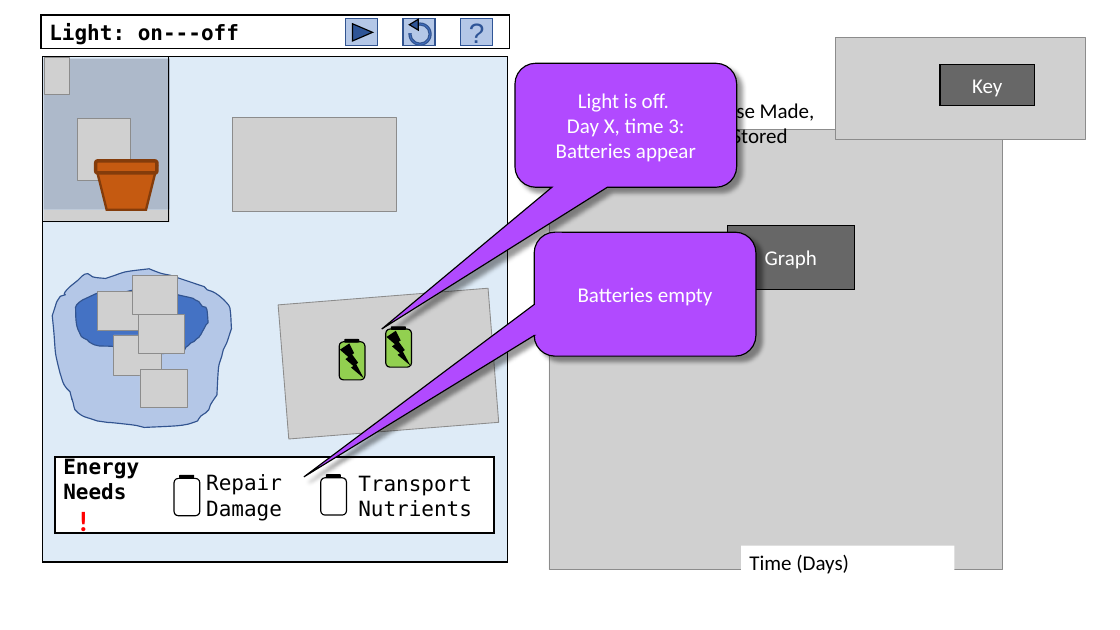
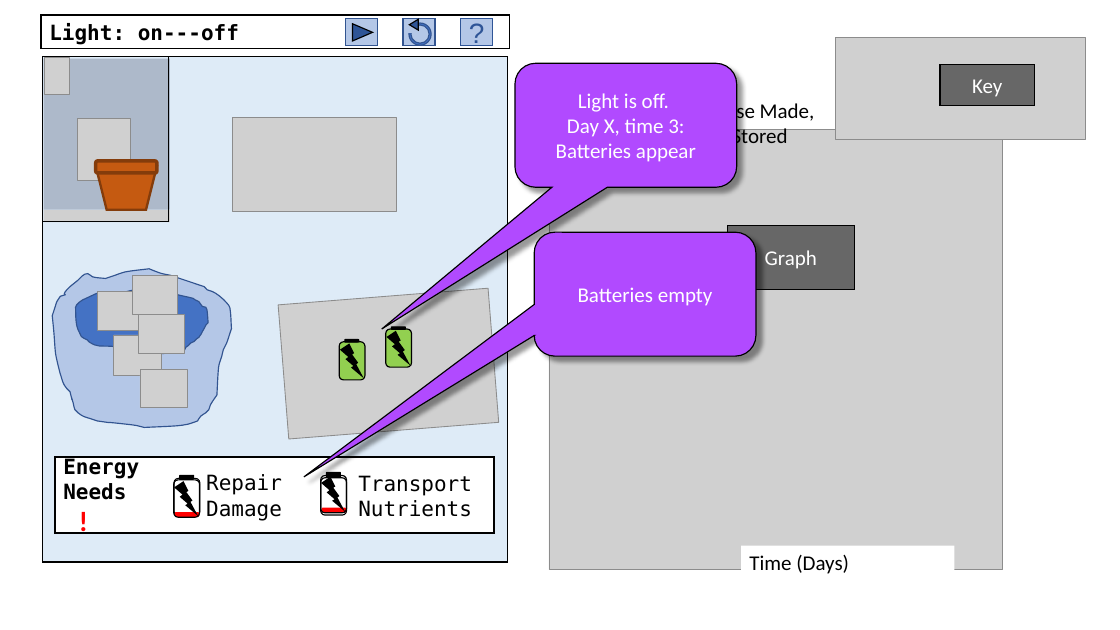
Before and after one commit to WISE-Community/WISE-Models, a slide deck: slide 14 of LeafGlucose/Plant Growth Model Design Plan v03.pptx. Drawn at 1120x630 pixels with LibreOffice and Linux fonts; fonts in the diff are those of the drawing; grey boxes stand for pictures. Boxes give left, top, right and bottom in pixels: in the first picture for what was removed or moved away, otherwise in the second. Text is boxed around its words. In the diff, an @@ line names an element or a change of style, - is before the commit and + after.

```diff
--- a/LeafGlucose/Plant Growth Model Design Plan v03.pptx
+++ b/LeafGlucose/Plant Growth Model Design Plan v03.pptx
@@ group added at (x1=321, y1=472, x2=347, y2=513): 3 rounded rectangles, 1 lightning bolt @@
@@ group added at (x1=174, y1=477, x2=200, y2=518): 3 rounded rectangles, 1 lightning bolt @@
```
Also in this commit, not shown: 10 other files.
